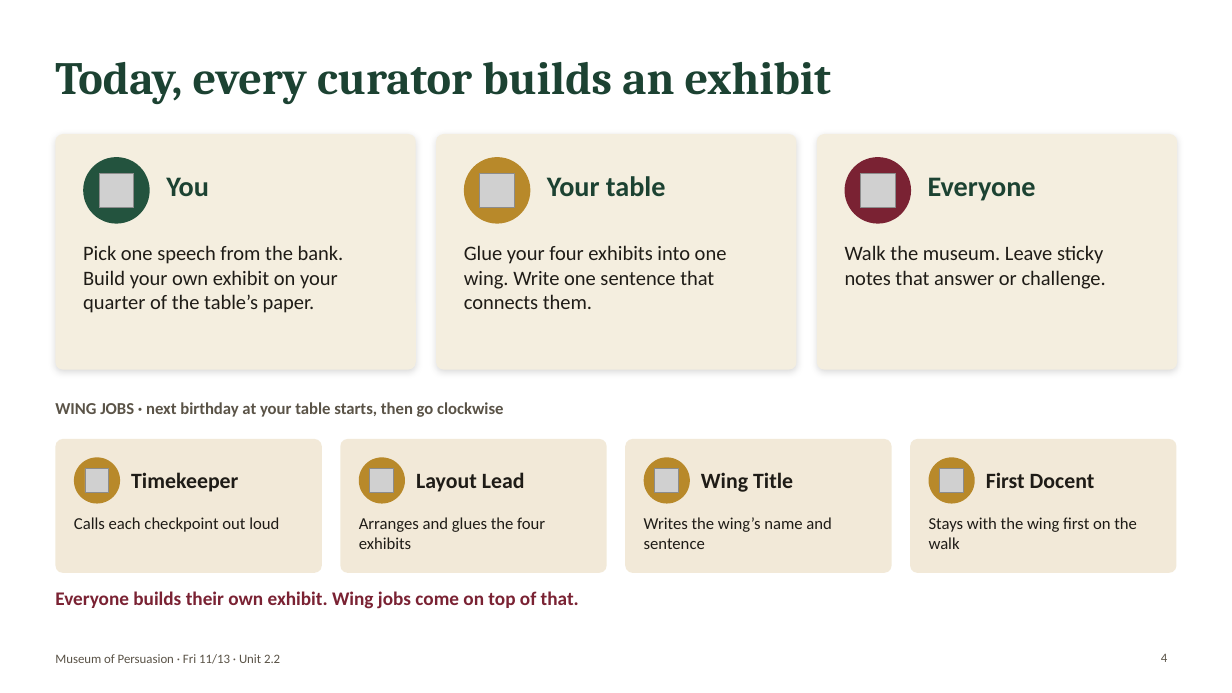
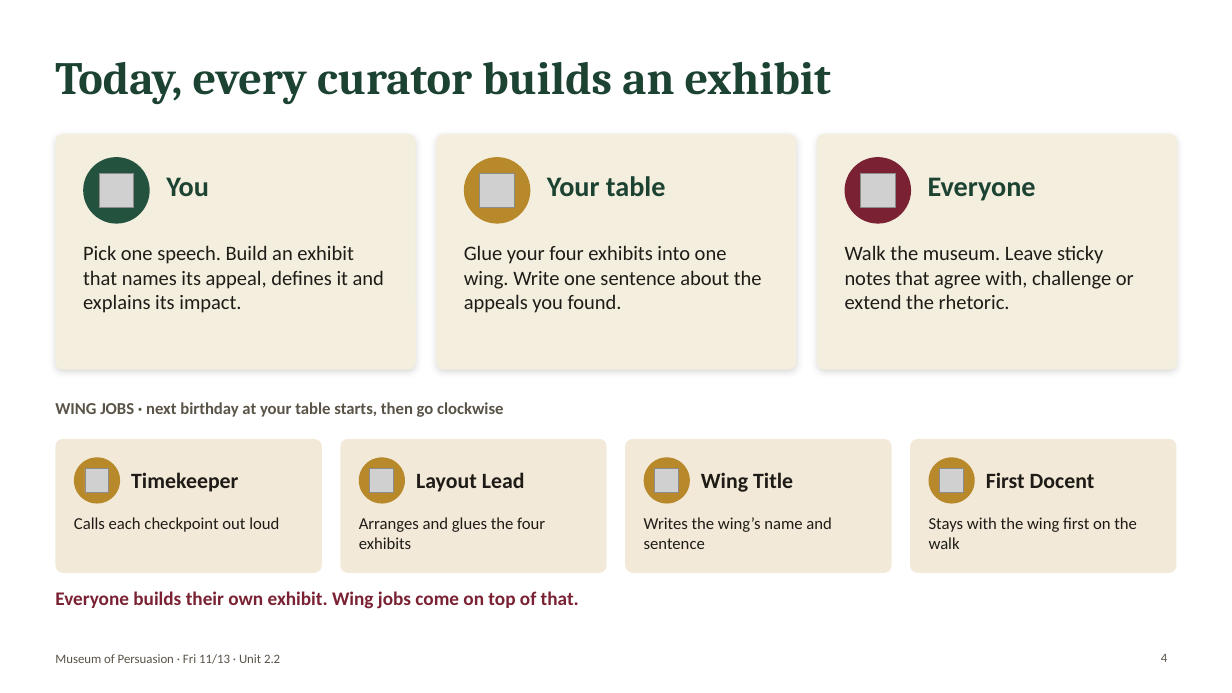
Before and after one commit to bookfairshit/Unit-2.2-Informational-Text, a slide deck: slide 4 of lumio/museum-of-persuasion-nov-13.pptx. Drawn at 1232x693 pixels with LibreOffice and Linux fonts; fonts in the diff are those of the drawing; grey boxes stand for pictures. Boxes give left, top, right and bottom in pixels: in the first picture for what was removed or moved away, otherwise in the second. Text is boxed around its words. In the diff, an @@ line names an element or a change of style, - is before the commit and + after.

```diff
--- a/lumio/museum-of-persuasion-nov-13.pptx
+++ b/lumio/museum-of-persuasion-nov-13.pptx
@@ text at [83,245,384,313]: text changed @@
-Pick one speech from the bank. Build your own exhibit on your quarter of the table’s paper.
+Pick one speech. Build an exhibit that names its appeal, defines it and explains its impact.
@@ text at [464,245,762,313]: text changed @@
-Glue your four exhibits into one wing. Write one sentence that connects them.
+Glue your four exhibits into one wing. Write one sentence about the appeals you found.
@@ text at [845,245,1134,309]: text changed @@
-Walk the museum. Leave sticky notes that answer or challenge.
+Walk the museum. Leave sticky notes that agree with, challenge or extend the rhetoric.
```
Also in this commit, not shown: 8 other slides changed, 1 slide added, 2 other files.
